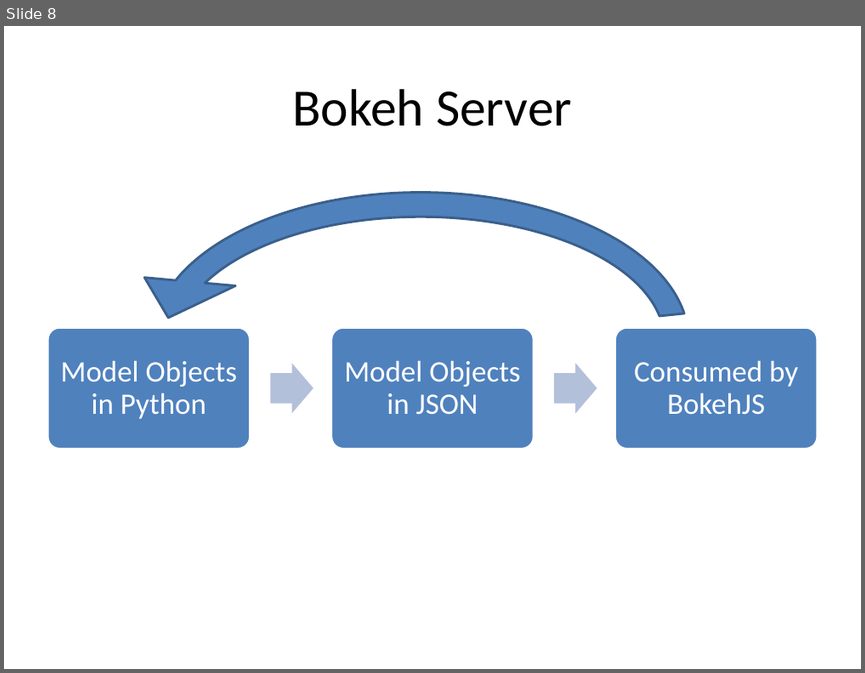
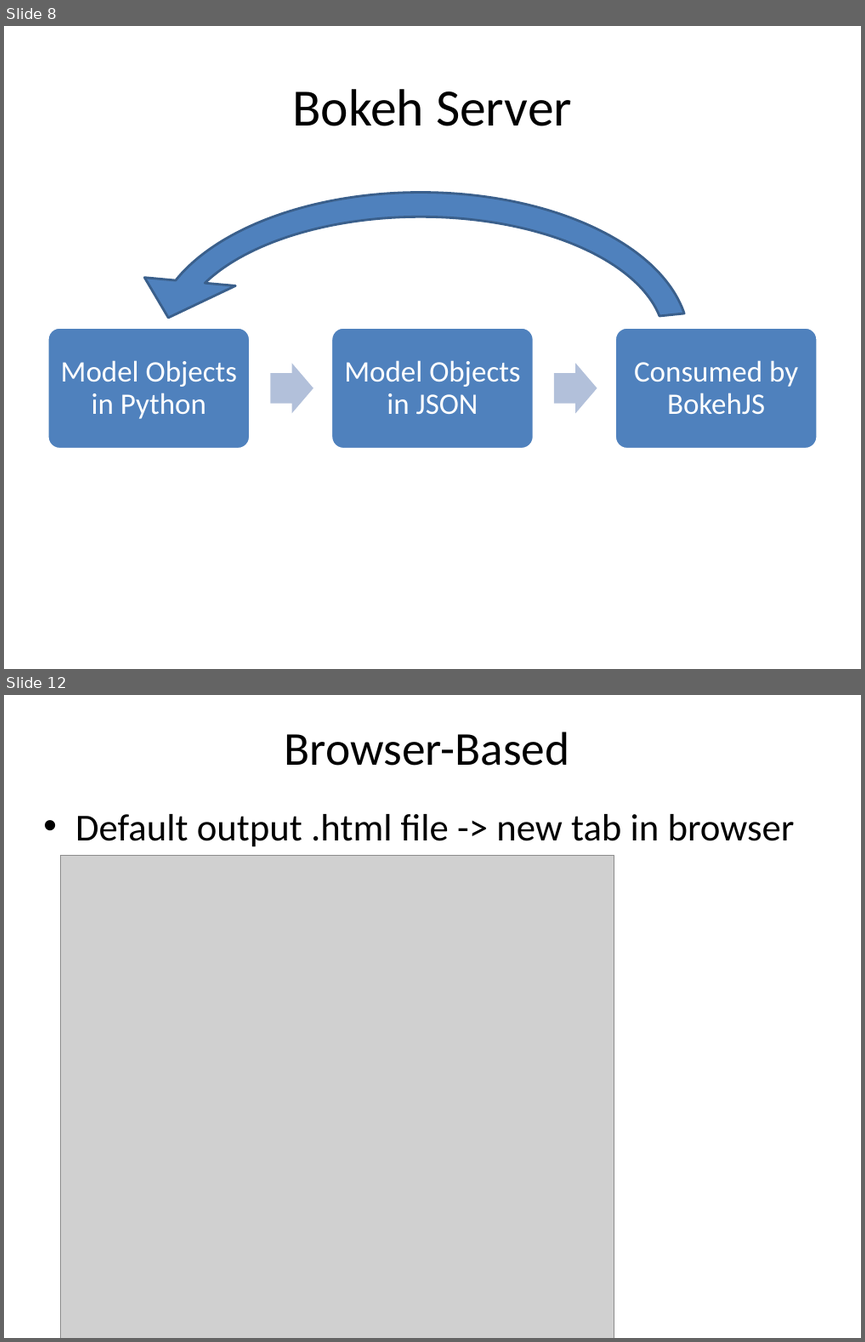
Before and after one commit to manewton/BioReactor-Data-Logging, a slide deck: techassess_kside.pptx. Shown one above the other, each under a label of ours: slide 8 before the commit, slides 8 and 12 after it; the slides between them are not shown. The pictures are 865x673 and 865x1342 pixels, drawn with LibreOffice and Linux fonts; fonts in the diff are those of the drawing; grey boxes stand for pictures. Boxes give left, top, right and bottom in pixels: in the first picture for what was removed or moved away, otherwise in the second. Text is boxed around its words. In the diff, an @@ line names an element or a change of style, - is before the commit and + after.

```diff
--- a/techassess_kside.pptx
+++ b/techassess_kside.pptx
@@ slide 12 added at <box>4,695,861,1338</box>, background #FFFFFF @@
@@ title added at <box>284,732,570,766</box>, 39.6 pt, text #000000 @@
+Browser-Based
@@ text added at <box>75,814,794,847</box>, 32 pt, text #000000 @@
+• Default output .html file -> new tab in browser
@@ picture added at <box>61,855,614,1338</box> @@
```
Also in this commit, not shown: 6 other slides added.
